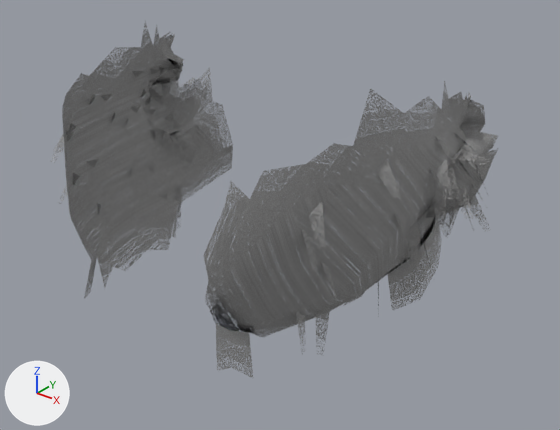
The glTF model assets/source/characters/parts/hair_m_rough/beard_mutton.glb as it was, and as the next commit left it.
Rendered twice from a camera (50 mm lens) standing at (0.193, -0.261, 1.683) and looking at (0.015, -0.039, 1.545). Arrows for +X, +Y and +Z are at lower left; the lights stay in place. The picture after the commit comes second. Objects named as collision shapes, trigger or cutter boxes, shadow casters or lower levels of detail are left out. Vertices at exactly the same position are counted once.

In view in the first picture: 'beard_lod0'.
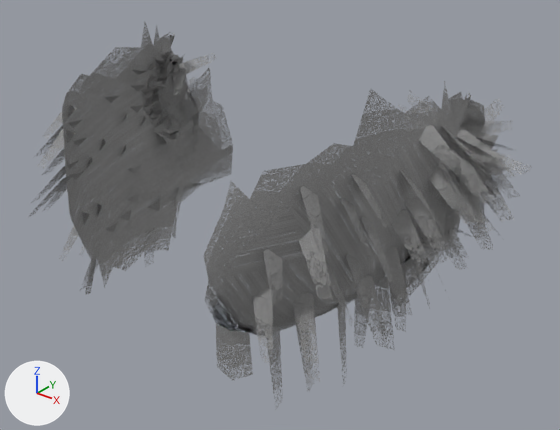
What the commit changed:
me_beard_lod0 is used by ob_beard_lod0; location (0.0, 0.0, 0.0).
me_beard_lod0 had 617 vertices, 599 faces and spanned x -0.095..0.093, y -0.104..0.016, z 1.507..1.612.
me_beard_lod0 now has 1047 vertices, 799 faces and spans x -0.106..0.105, y -0.113..0.017, z 1.493..1.612.
me_beard_lod0 part 1: the loose piece of 4 vertices spanning x 0.062..0.071, y -0.021..-0.017, z 1.521..1.539 is rebuilt with 4 vertices and now spans x 0.062..0.078, y -0.023..-0.015, z 1.516..1.539.
me_beard_lod0 part 2: 63 loose pieces with 252 vertices, spanning x -0.095..0.093, y -0.093..-0.006, z 1.507..1.589, are deleted.
me_beard_lod0 part 3: 7 vertices moved from x 0.037..0.069, y -0.101..0.016, z 1.507..1.525 to x 0.036..0.068, y -0.101..0.016, z 1.508..1.527; 44 vertices removed from x 0.062..0.091, y -0.031..-0.008, z 1.521..1.589; 397 vertices added at x 0.043..0.105, y -0.099..0.013, z 1.493..1.598.
me_beard_lod0 part 4: 4 vertices moved from x -0.07..-0.038, y -0.1..0.015, z 1.51..1.528 to x -0.069..-0.038, y -0.1..0.016, z 1.509..1.524; 40 vertices removed from x -0.089..-0.062, y -0.075..-0.005, z 1.561..1.596; 369 vertices added at x -0.106..-0.04, y -0.113..0.017, z 1.494..1.596.
me_beard_lod0 part 5: 341 kept faces spanning x -0.087..0.087, y -0.104..0.016, z 1.513..1.612 get new texture (UV) coordinates.

Location of each change, (x1, y1, x2, y2) in pixels of the pictures (560 x 430 px):
'beard_lod0', reshaped (13% wider, 9% taller): before (53, 22, 499, 377); after (28, 22, 530, 410)
part 1 of me_beard_lod0, rebuilt: before (406, 245, 422, 289); after (409, 249, 430, 309)
part 2 of me_beard_lod0, deleted: before (53, 71, 491, 355)
part 3 of me_beard_lod0, built on: before (216, 97, 490, 377); after (216, 90, 530, 410)
part 4 of me_beard_lod0, built on: before (64, 25, 233, 298); after (28, 46, 233, 294)
part 5 of me_beard_lod0, surface changed: (62, 26, 499, 336) in both
